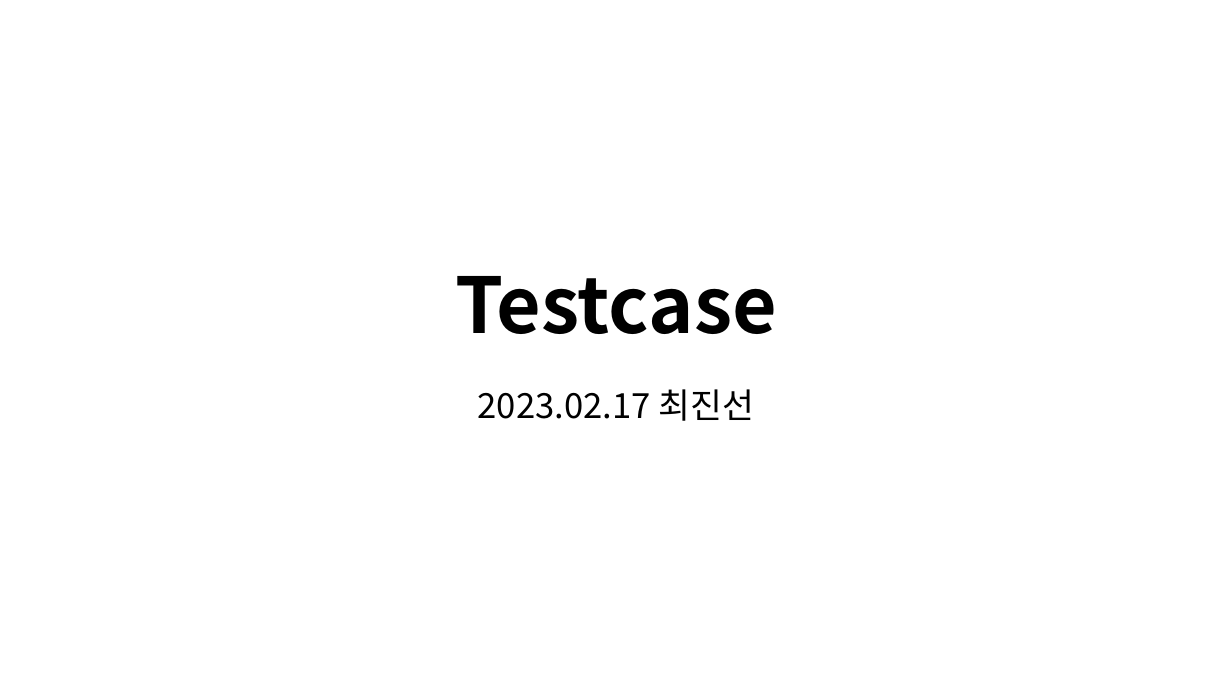
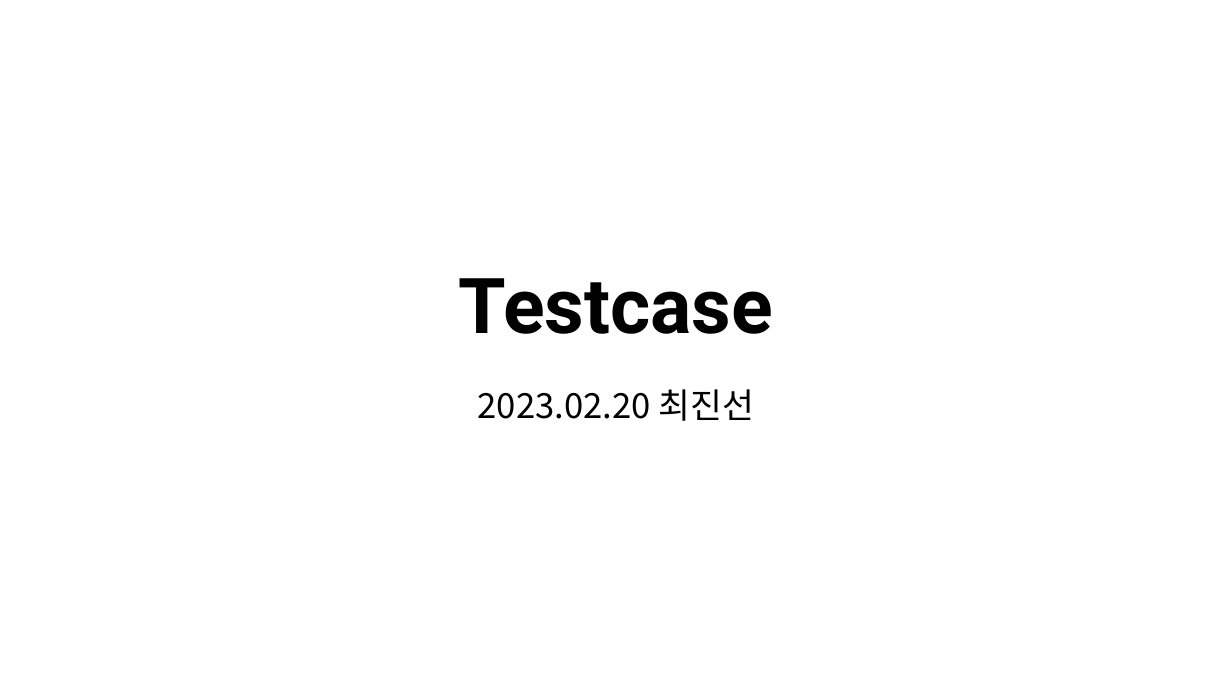
Before and after one commit to oooihmm/TIL, a slide deck: slide 1 of TestCase/프레젠테이션1.pptx. Drawn at 1232x693 pixels with LibreOffice and Linux fonts; fonts in the diff are those of the drawing. Boxes give left, top, right and bottom in pixels: in the first picture for what was removed or moved away, otherwise in the second. Text is boxed around its words. In the diff, an @@ line names an element or a change of style, - is before the commit and + after.

```diff
--- a/TestCase/프레젠테이션1.pptx
+++ b/TestCase/프레젠테이션1.pptx
@@ title at [459, 278, 773, 421]: text changed @@
-Testcase
-2023.02.17 최진선
+Testcase
+2023.02.20 최진선
```
Also in this commit, not shown: 15 slides added, 2 slides removed, 12 other files.
